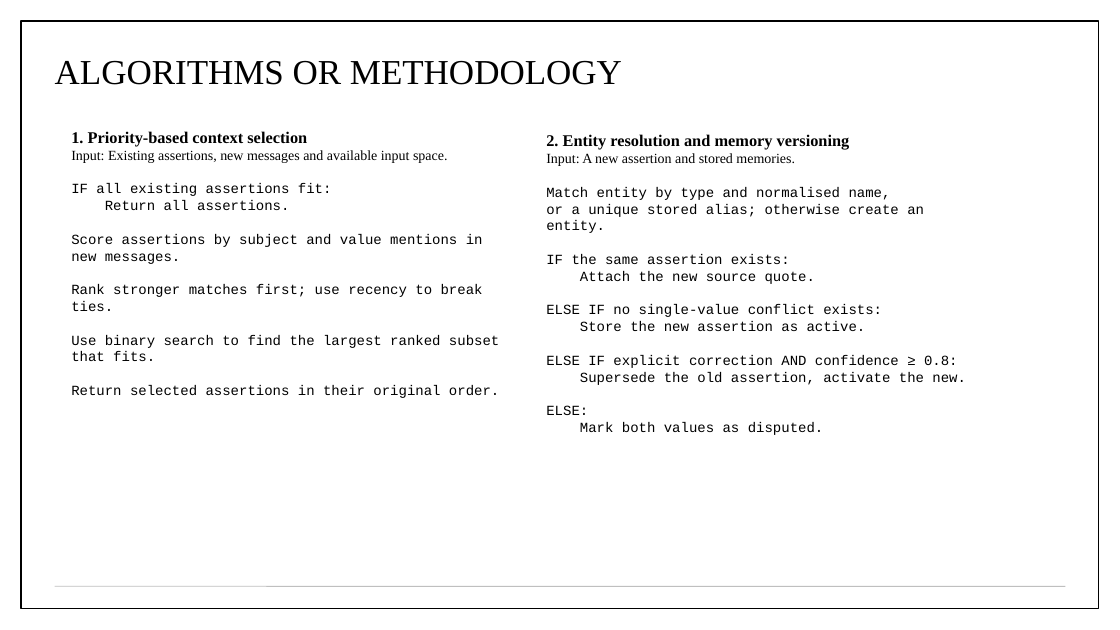
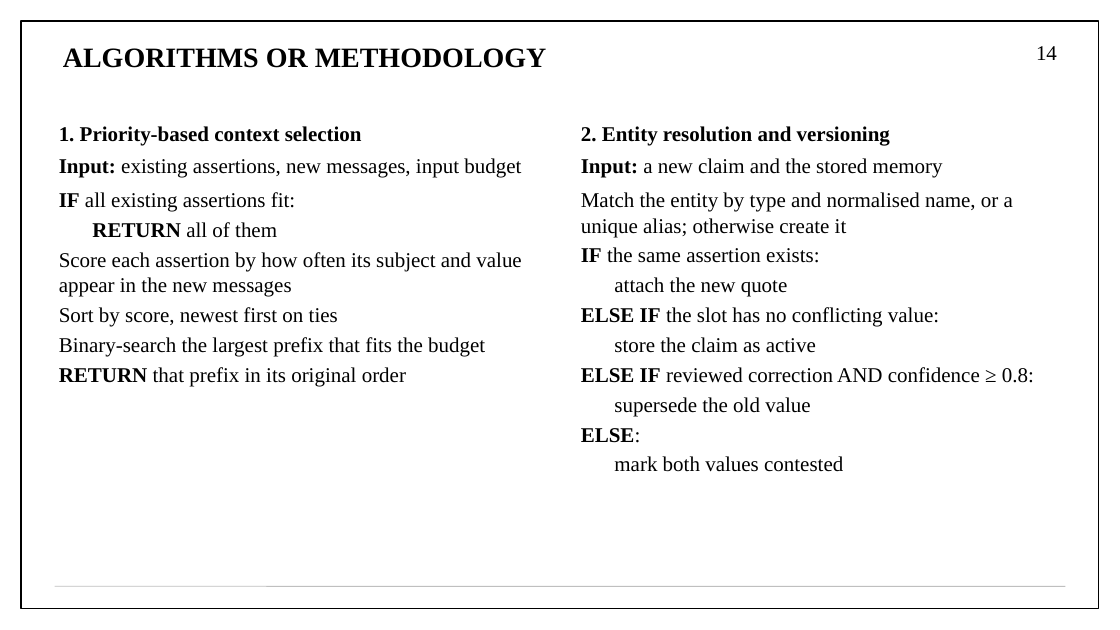
Before and after one commit to aryaniyaps/sdp-2026, a slide deck: slide 14 of P1_R2_13.pptx (slide 13 before the commit). Drawn at 1120x630 pixels with LibreOffice and Linux fonts; fonts in the diff are those of the drawing. Boxes give left, top, right and bottom in pixels: in the first picture for what was removed or moved away, otherwise in the second. Text is boxed around its words. In the diff, an @@ line names an element or a change of style, - is before the commit and + after.

```diff
--- a/P1_R2_13.pptx
+++ b/P1_R2_13.pptx
@@ title "ALGORITHMS OR METHODOLOGY" at (x1=63, y1=48, x2=547, y2=68): size 30 to 24 pt, bold on; vertical alignment middle to top @@
@@ page number added at (x1=1036, y1=46, x2=1057, y2=60), 18 pt, text #000000 @@
+14
@@ text "1. Priority-based context selection" moved from (x1=71, y1=131, x2=499, y2=398) to (x1=59, y1=126, x2=521, y2=387) @@
@@ text "2. Entity resolution and versioning" moved from (x1=546, y1=134, x2=966, y2=435) to (x1=581, y1=126, x2=1034, y2=472) @@
@@ text at (x1=59, y1=126, x2=362, y2=212): size 14 to 18 pt in "1. Priority-based context selection"; size 12 to 18 pt, font Courier New to Times New Roman in "IF all existing assertions fit:"; bold on in "IF"; more space between paragraphs @@
@@ text at (x1=581, y1=126, x2=1013, y2=237): text changed; size 12 to 18 pt; font Courier New to Times New Roman @@
-2. Entity resolution and memory versioning
-Input: A new assertion and stored memories.
-Match entity by type and normalised name,
-or a unique stored alias; otherwise create an entity.
+2. Entity resolution and versioning
+Input: a new claim and the stored memory
+Match the entity by type and normalised name, or a unique alias; otherwise create it
@@ text at (x1=59, y1=158, x2=521, y2=178): text changed; size 12 to 18 pt @@
-Input: Existing assertions, new messages and available input space.
+Input: existing assertions, new messages, input budget
@@ text at (x1=59, y1=222, x2=521, y2=387): text changed; size 12 to 18 pt; font Courier New to Times New Roman @@
-Return all assertions.
-Score assertions by subject and value mentions in new messages.
-Rank stronger matches first; use recency to break ties.
-Use binary search to find the largest ranked subset that fits.
-Return selected assertions in their original order.
+RETURN all of them
+Score each assertion by how often its subject and value appear in the new messages
+Sort by score, newest first on ties
+Binary-search the largest prefix that fits the budget
+RETURN that prefix in its original order
@@ text at (x1=581, y1=247, x2=820, y2=443): size 12 to 18 pt, font Courier New to Times New Roman in "IF the same assertion exists:", "ELSE:"; bold on in "IF", "ELSE:"; more space between paragraphs @@
@@ text at (x1=581, y1=277, x2=1034, y2=417): text changed; size 12 to 18 pt; font Courier New to Times New Roman @@
-Attach the new source quote.
-ELSE IF no single-value conflict exists:
-Store the new assertion as active.
-ELSE IF explicit correction AND confidence ≥ 0.8:
-Supersede the old assertion, activate the new.
+attach the new quote
+ELSE IF the slot has no conflicting value:
+store the claim as active
+ELSE IF reviewed correction AND confidence ≥ 0.8:
+supersede the old value
@@ text at (x1=614, y1=456, x2=843, y2=472): text changed; size 12 to 18 pt; font Courier New to Times New Roman @@
-Mark both values as disputed.
+mark both values contested
```
Also in this commit, not shown: 13 other slides changed, 15 slides added, 9 slides removed, 11 other files.
